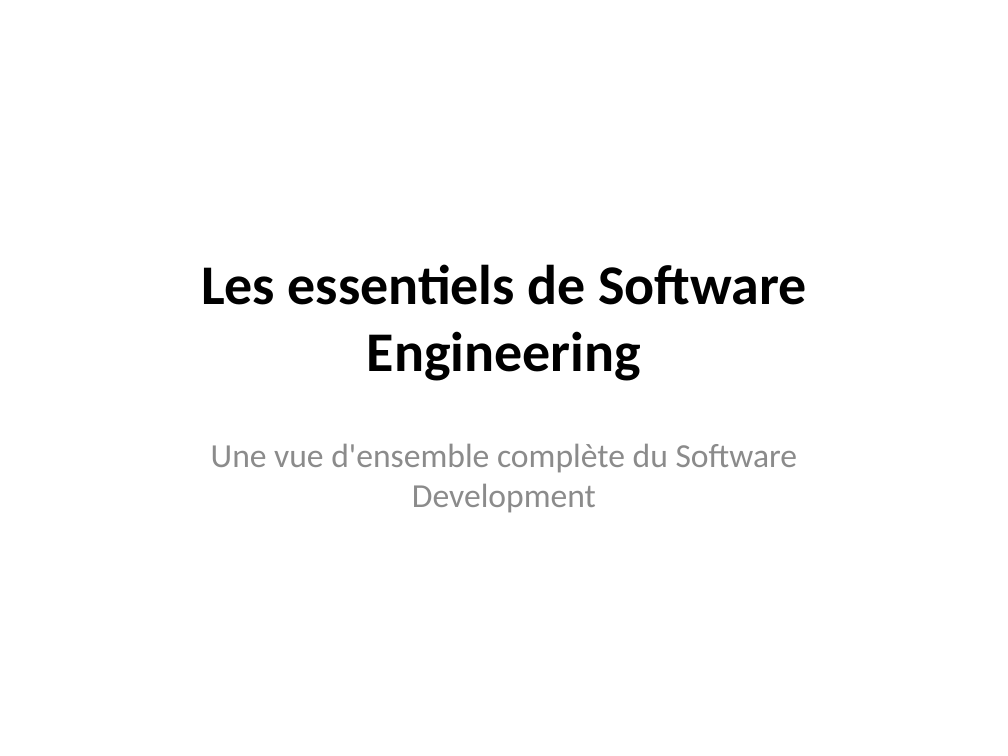
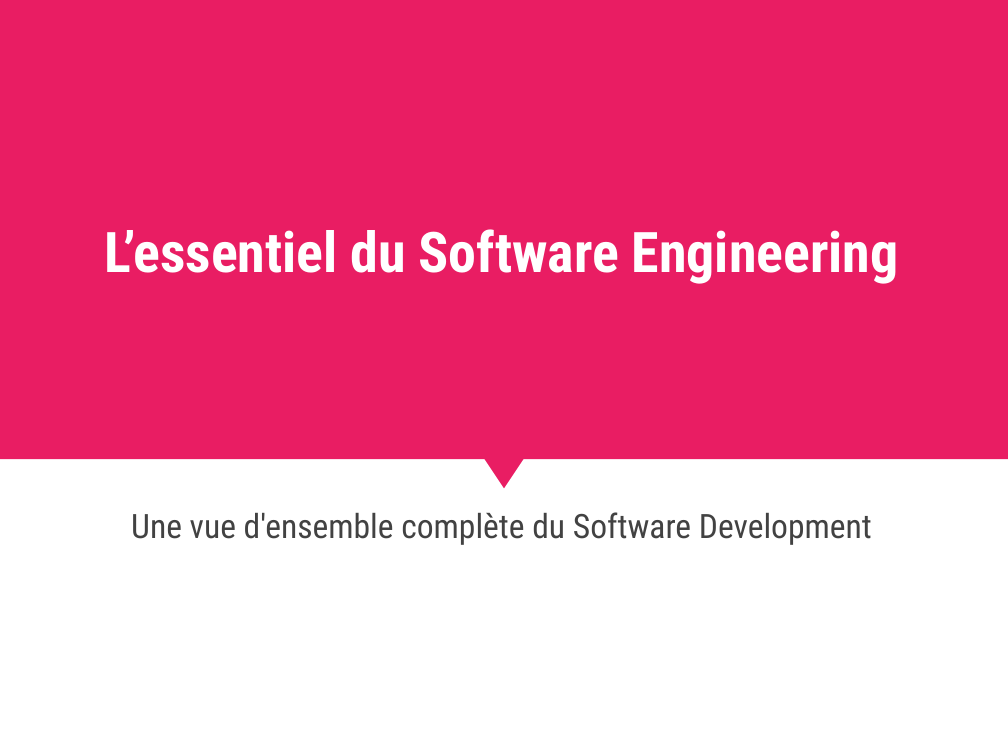
Before and after one commit to Lbelus/CRM_OSINT_COURSE, a slide deck: slide 1 of SWE_essentials/SWE_essentials_fr.pptx. Drawn at 1008x756 pixels with LibreOffice and Linux fonts; fonts in the diff are those of the drawing. Boxes give left, top, right and bottom in pixels: in the first picture for what was removed or moved away, otherwise in the second. Text is boxed around its words. In the diff, an @@ line names an element or a change of style, - is before the commit and + after.

```diff
--- a/SWE_essentials/SWE_essentials_fr.pptx
+++ b/SWE_essentials/SWE_essentials_fr.pptx
@@ rectangle added at (0, 0, 1008, 460), fill #E91D63 @@
@@ title at (105, 229, 899, 284): text changed; font Calibri to Roboto Condensed; text colour #000000 to #FFFFFF @@
-Les essentiels de Software Engineering
+L’essentiel du Software Engineering
@@ triangle added at (466, 431, 542, 489), fill #E91D63 @@
@@ subtitle "Une vue d'ensemble complète du ...": place and size @@
-subtitle "Une vue d'ensemble complète du ..." at (211, 443, 798, 513)
+subtitle "Une vue d'ensemble complète du ..." at (131, 512, 872, 545)
@@ subtitle "Une vue d'ensemble complète du ..." at (131, 512, 872, 545): font Calibri to Roboto Condensed, text colour #8C8C8C to #424242; less space between paragraphs @@
```
Also in this commit, not shown: 81 other slides changed, 1 other file.
